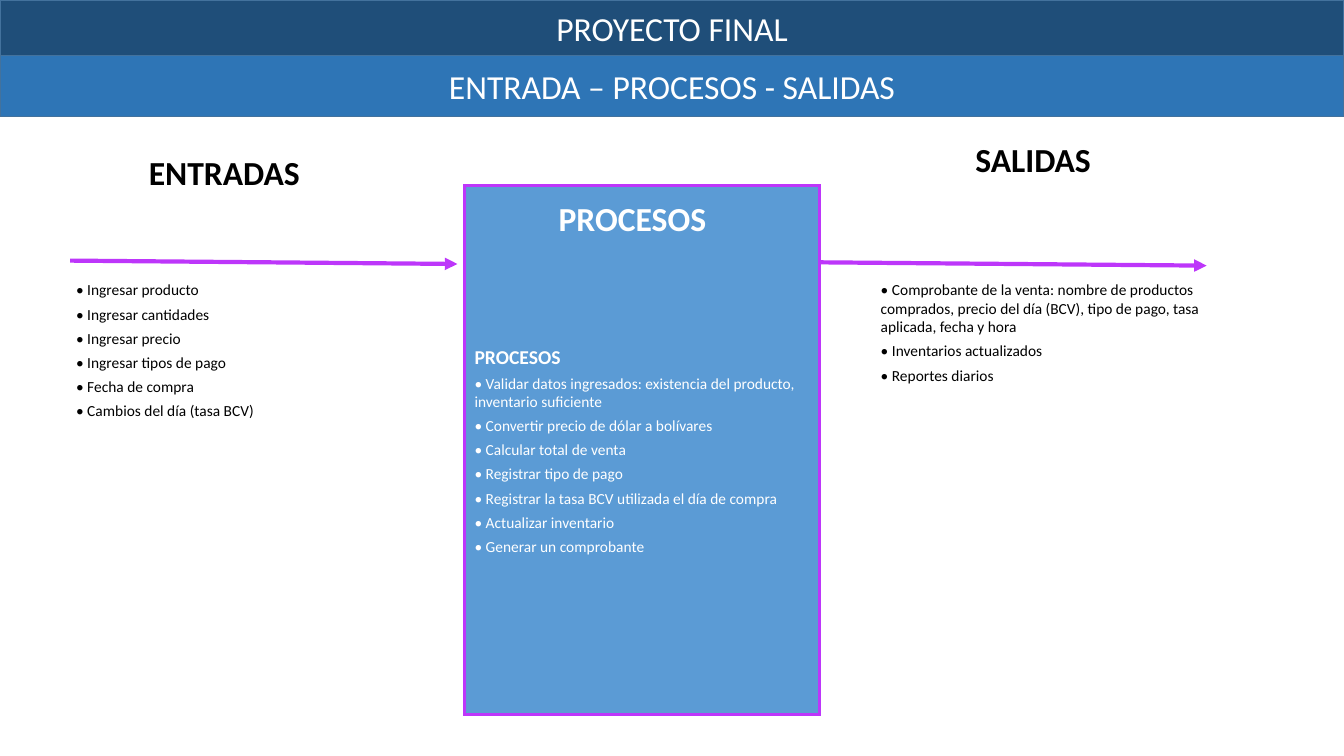
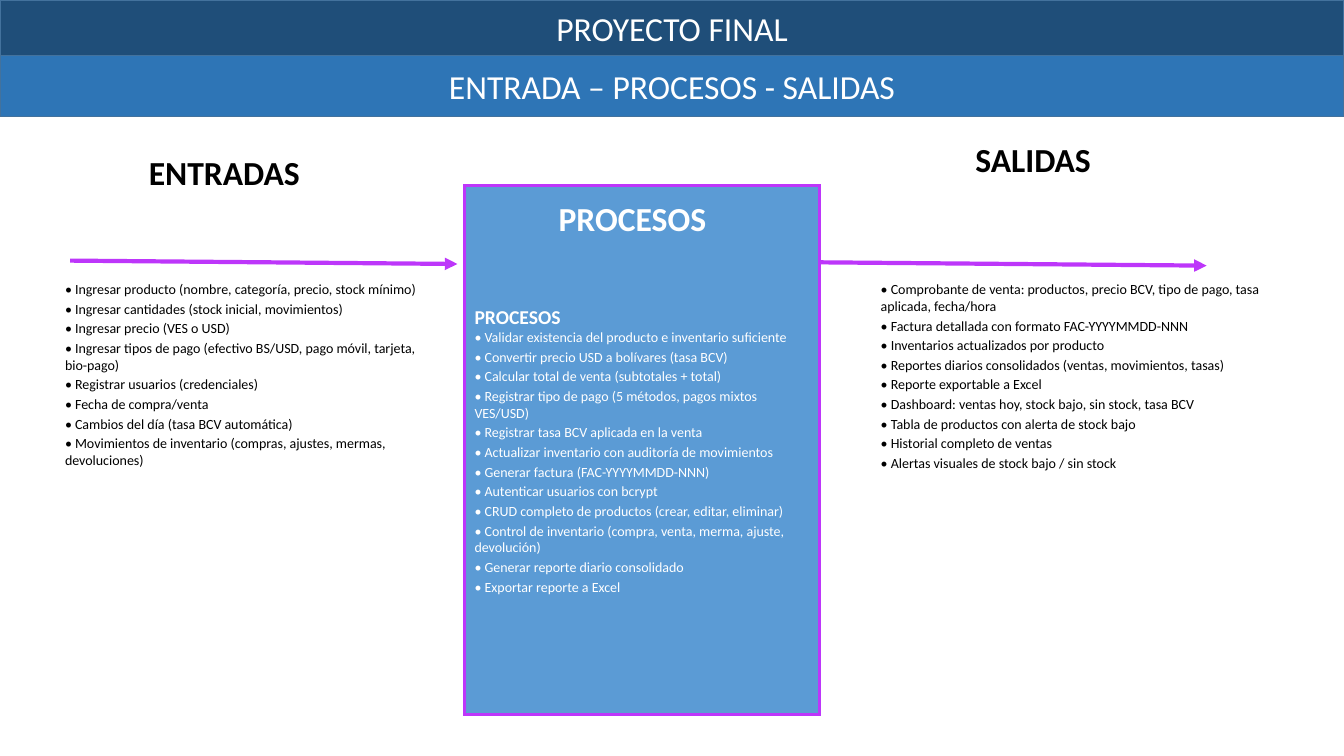
Before and after one commit to Edelyn000/gestor-de-ventas-e-inventario, a slide deck: slide 3 of presentacion/presentar_el_proyecto/Formato para presentar el Proyecto 2025.pptx. Drawn at 1344x756 pixels with LibreOffice and Linux fonts; fonts in the diff are those of the drawing. Boxes give left, top, right and bottom in pixels: in the first picture for what was removed or moved away, otherwise in the second. Text is boxed around its words. In the diff, an @@ line names an element or a change of style, - is before the commit and + after.

Commit message:
feat: actualiza Entrada-Procesos-Salidas con todas las features del programa

```diff
--- a/presentacion/presentar_el_proyecto/Formato para presentar el Proyecto 2025.pptx
+++ b/presentacion/presentar_el_proyecto/Formato para presentar el Proyecto 2025.pptx
@@ text at [65,284,416,467]: text changed; size 11 to 10 pt @@
-• Ingresar producto
-• Ingresar cantidades
-• Ingresar precio
-• Ingresar tipos de pago
-• Fecha de compra
-• Cambios del día (tasa BCV)
+• Ingresar producto (nombre, categoría, precio, stock mínimo)
+• Ingresar cantidades (stock inicial, movimientos)
+• Ingresar precio (VES o USD)
+• Ingresar tipos de pago (efectivo BS/USD, pago móvil, tarjeta, bio-pago)
+• Registrar usuarios (credenciales)
+• Fecha de compra/venta
+• Cambios del día (tasa BCV automática)
+• Movimientos de inventario (compras, ajustes, mermas, devoluciones)
@@ text at [881,284,1259,471]: text changed; size 11 to 10 pt @@
-• Comprobante de la venta: nombre de productos comprados, precio del día (BCV), tipo de pago, tasa aplicada, fecha y hora
-• Inventarios actualizados
-• Reportes diarios
+• Comprobante de venta: productos, precio BCV, tipo de pago, tasa aplicada, fecha/hora
+• Factura detallada con formato FAC-YYYYMMDD-NNN
+• Inventarios actualizados por producto
+• Reportes diarios consolidados (ventas, movimientos, tasas)
+• Reporte exportable a Excel
+• Dashboard: ventas hoy, stock bajo, sin stock, tasa BCV
+• Tabla de productos con alerta de stock bajo
+• Historial completo de ventas
+• Alertas visuales de stock bajo / sin stock
@@ text in rectangle at [475,311,561,324]: less space between paragraphs @@
@@ text in rectangle at [475,332,787,594]: text changed; size 11 to 10 pt @@
-• Validar datos ingresados: existencia del producto, inventario suficiente
-• Convertir precio de dólar a bolívares
-• Calcular total de venta
-• Registrar tipo de pago
-• Registrar la tasa BCV utilizada el día de compra
-• Actualizar inventario
-• Generar un comprobante
+• Validar existencia del producto e inventario suficiente
+• Convertir precio USD a bolívares (tasa BCV)
+• Calcular total de venta (subtotales + total)
+• Registrar tipo de pago (5 métodos, pagos mixtos VES/USD)
+• Registrar tasa BCV aplicada en la venta
+• Actualizar inventario con auditoría de movimientos
+• Generar factura (FAC-YYYYMMDD-NNN)
+• Autenticar usuarios con bcrypt
+• CRUD completo de productos (crear, editar, eliminar)
+• Control de inventario (compra, venta, merma, ajuste, devolución)
+• Generar reporte diario consolidado
+• Exportar reporte a Excel
```
